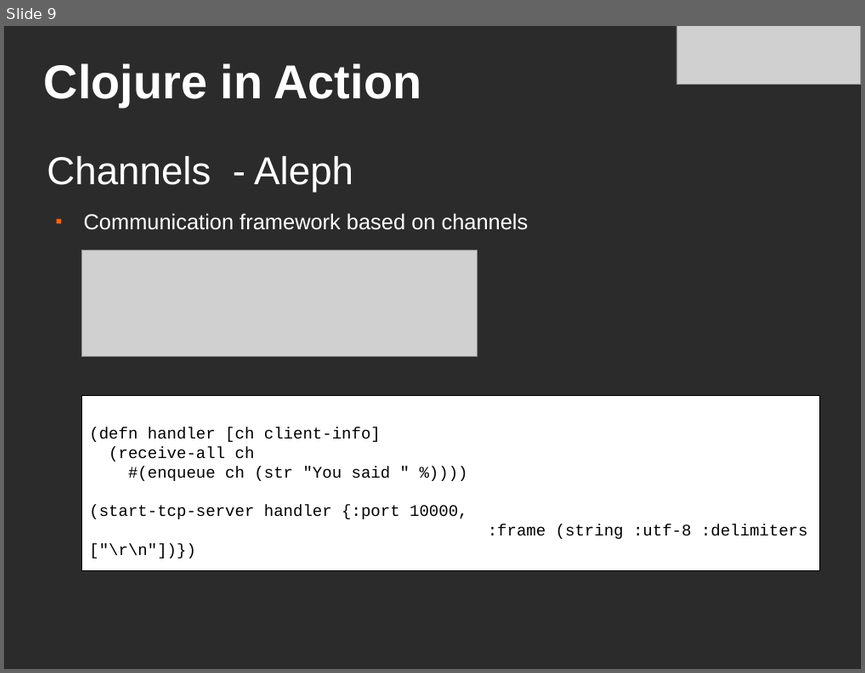
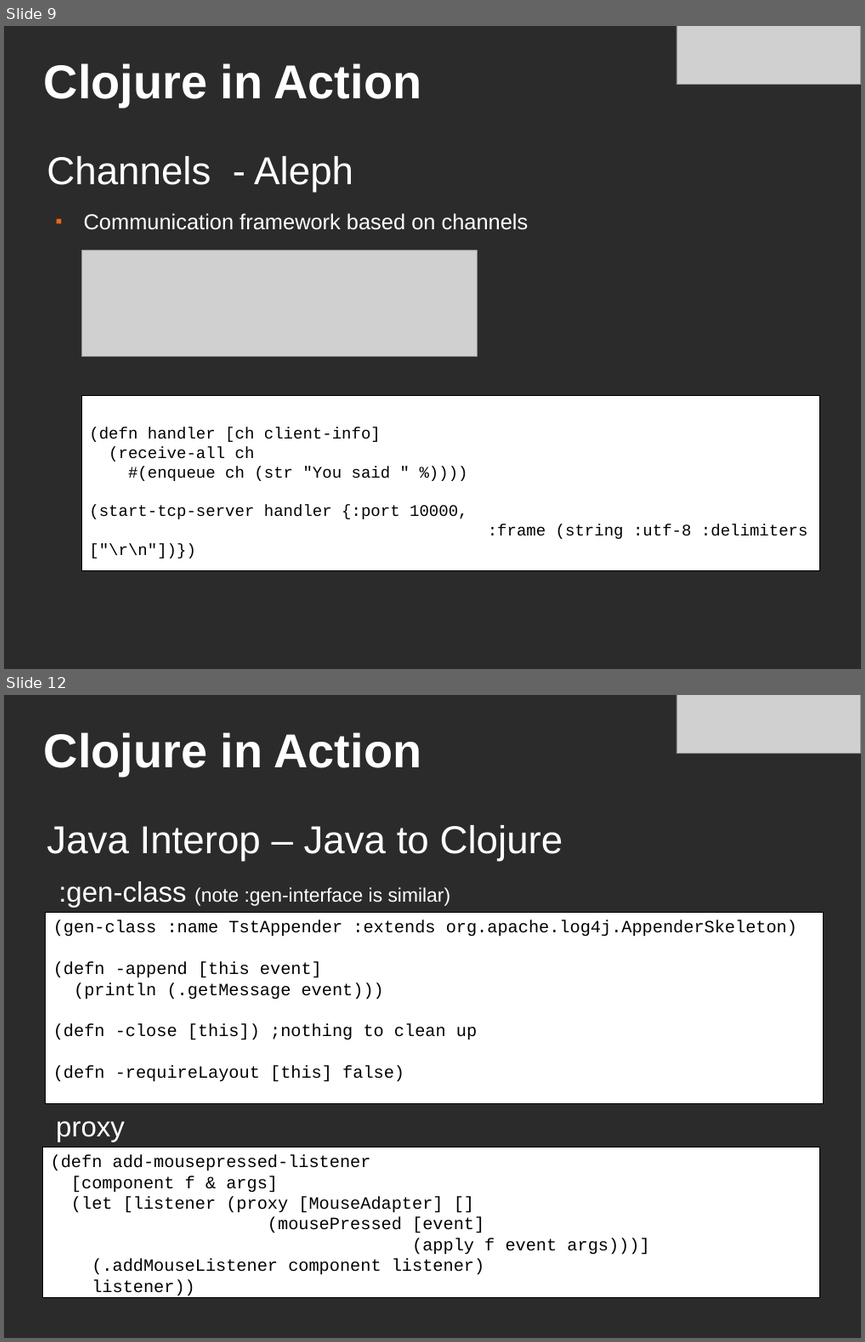
Before and after one commit to cincy-functional-programmers/cincyfp-presentations, a slide deck: jun-2011/clojure-in-action-cincyfp.odp. Shown one above the other, each under a label of ours: slide 9 before the commit, slides 9 and 12 after it; the slides between them are not shown. The pictures are 865x673 and 865x1342 pixels, drawn with LibreOffice and Linux fonts; fonts in the diff are those of the drawing; grey boxes stand for pictures; background and template pictures are left out; a plain dark background stands for a picture behind light text. Boxes give left, top, right and bottom in pixels: in the first picture for what was removed or moved away, otherwise in the second. Text is boxed around its words. In the diff, an @@ line names an element or a change of style, - is before the commit and + after.

```diff
--- a/jun-2011/clojure-in-action-cincyfp.odp
+++ b/jun-2011/clojure-in-action-cincyfp.odp
@@ slide 12 added at bbox=[4, 695, 861, 1338], background picture (left out) @@
@@ picture added at bbox=[676, 695, 861, 754] @@
@@ title added at bbox=[44, 732, 422, 776], 44 pt, text #FFFFFF, bold @@
+Clojure in Action
@@ text added at bbox=[46, 825, 563, 862], 36 pt, text #FFFFFF @@
+Java Interop – Java to Clojure
@@ text added at bbox=[58, 881, 451, 907], 18 pt, text #FFFFFF @@
+:gen-class (note :gen-interface is similar)
@@ rectangle added at bbox=[45, 912, 823, 1103], fill #FFFFFF, outline #000000 0 pt, 16 pt, text #000000 @@
+(gen-class :name TstAppender :extends org.apache.log4j.AppenderSkeleton)
+(defn -append [this event]
+(println (.getMessage event)))
+(defn -close [this]) ;nothing to clean up
+(defn -requireLayout [this] false)
@@ text added at bbox=[56, 1121, 125, 1141], 26 pt, text #FFFFFF @@
+proxy
@@ rectangle added at bbox=[43, 1146, 820, 1298], fill #FFFFFF, outline #000000 0 pt, 16 pt, text #000000 @@
+(defn add-mousepressed-listener
+[component f & args]
+(let [listener (proxy [MouseAdapter] []
+(mousePressed [event]
+(apply f event args)))]
+(.addMouseListener component listener)
+listener))
```
Also in this commit, not shown: 2 slides changed, 5 other slides added, 2 slides removed.
